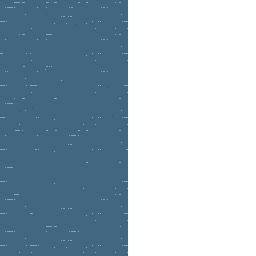
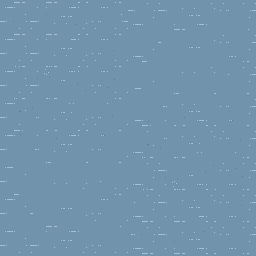
Two versions of the same layered image (w=256, h=256). Layer-by-layer changes:
removed layer "Pasted Layer #1" over bbox(0, 0, 128, 256)
"Pasted Layer": opacity 100% → 81%, painted on it over bbox(0, 0, 256, 256)
